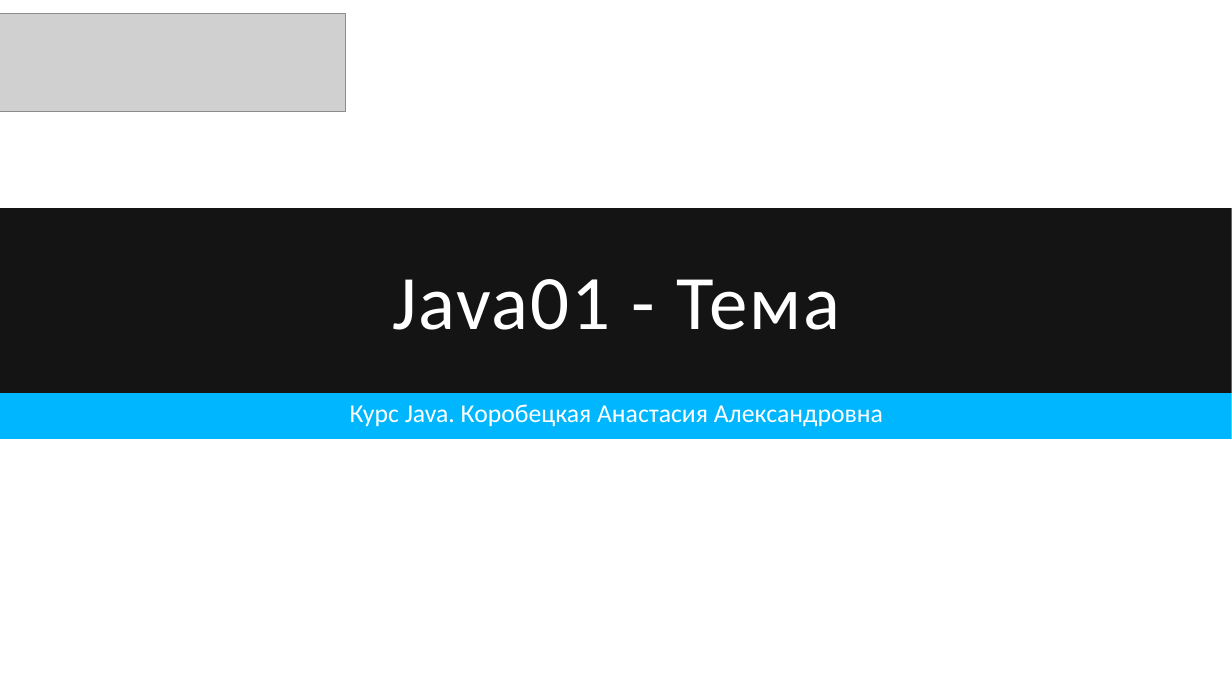
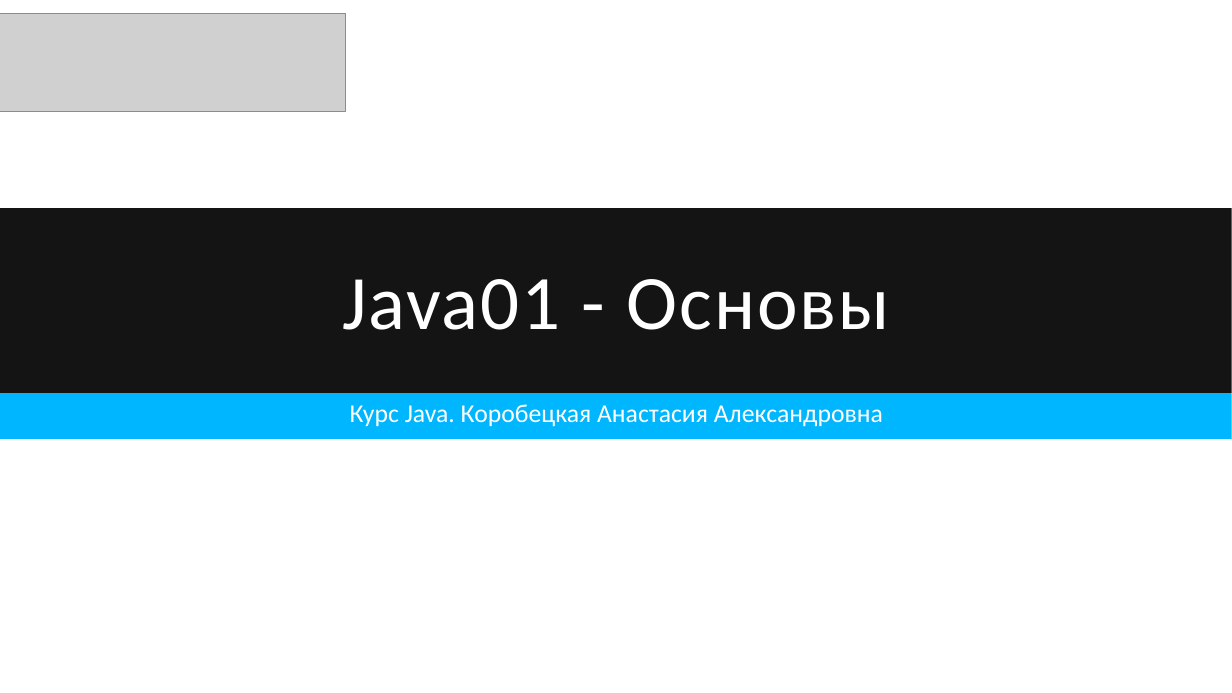
Before and after one commit to KorobetskayaAA/Java25-26_Lectures_Tasks, a slide deck: slide 1 of J01 - Основы/J01 - Основы.pptx. Drawn at 1232x693 pixels with LibreOffice and Linux fonts; fonts in the diff are those of the drawing; grey boxes stand for pictures. Boxes give left, top, right and bottom in pixels: in the first picture for what was removed or moved away, otherwise in the second. Text is boxed around its words. In the diff, an @@ line names an element or a change of style, - is before the commit and + after.

```diff
--- a/J01 - Основы/J01 - Основы.pptx
+++ b/J01 - Основы/J01 - Основы.pptx
@@ title at [342,279,890,330]: text changed @@
-Java01 - Тема
+Java01 - Основы
```
Also in this commit, not shown: 3 other files.
